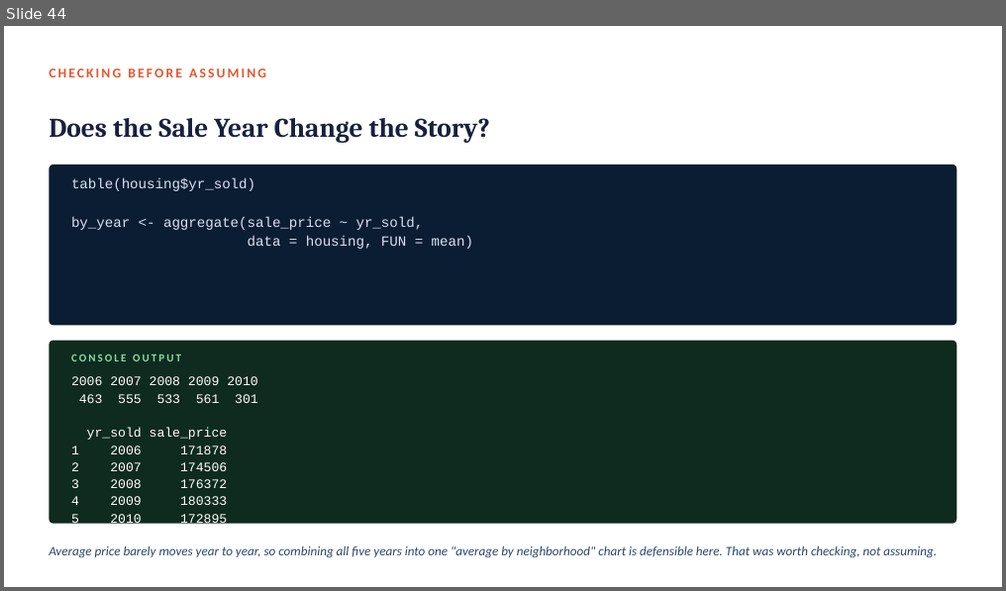
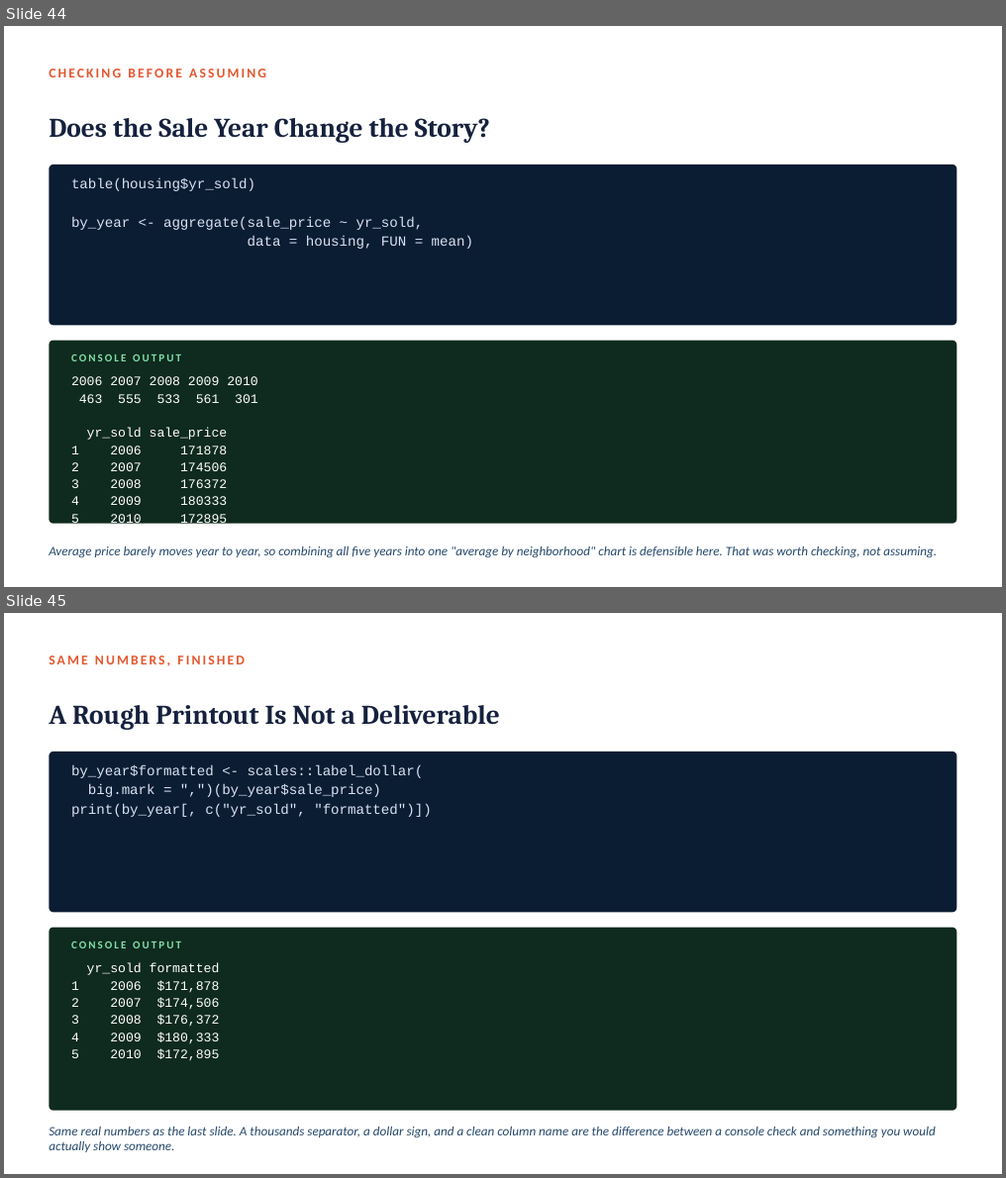
Before and after one commit to fmurital/Teaching-Curriculum, a slide deck: DATA-3230-Data-Visualization/02_Problems_and_Principles_in_Communicating_Data/Lecture_Slides/Module02_Problems_and_Principles_in_Communicating_Data.pptx. Shown one above the other, each under a label of ours: slide 44 before the commit, slides 44 and 45 after it. The pictures are 1006x591 and 1006x1178 pixels, drawn with LibreOffice and Linux fonts; fonts in the diff are those of the drawing. Boxes give left, top, right and bottom in pixels: in the first picture for what was removed or moved away, otherwise in the second. Text is boxed around its words. In the diff, an @@ line names an element or a change of style, - is before the commit and + after.

Commit message:
Module 2 formatting fixes: flag scientific-notation axis as a bad-aesthetics example, add a finished (comma/dollar-formatted) version after the by-year raw printout

```diff
--- a/DATA-3230-Data-Visualization/02_Problems_and_Principles_in_Communicating_Data/Lecture_Slides/Module02_Problems_and_Principles_in_Communicating_Data.pptx
+++ b/DATA-3230-Data-Visualization/02_Problems_and_Principles_in_Communicating_Data/Lecture_Slides/Module02_Problems_and_Principles_in_Communicating_Data.pptx
@@ slide 45 added at <box>4,613,1002,1174</box>, background #FFFFFF @@
@@ text added at <box>49,656,244,666</box>, 13 pt, text #E4572E, bold @@
+SAME NUMBERS, FINISHED
@@ text added at <box>49,705,500,730</box>, 26 pt, text #16213E, bold @@
+A Rough Printout Is Not a Deliverable
@@ rounded rectangle added at <box>49,752,957,912</box>, fill #0B1D33 @@
@@ text added at <box>71,764,431,817</box>, 13.5 pt, text #D9E2F3 @@
+by_year$formatted <- scales::label_dollar(
+big.mark = ",")(by_year$sale_price)
+print(by_year[, c("yr_sold", "formatted")])
@@ rounded rectangle added at <box>49,928,957,1111</box>, fill #0F2A1E @@
@@ text added at <box>71,942,181,949</box>, 10.5 pt, text #7FE0A8, bold @@
+CONSOLE OUTPUT
@@ text added at <box>71,963,220,1061</box>, 12.5 pt, text #FFFFFF @@
+yr_sold formatted
+1 2006 $171,878
+2 2007 $174,506
+3 2008 $176,372
+4 2009 $180,333
+5 2010 $172,895
@@ text added at <box>49,1127,936,1153</box>, 12.5 pt, text #27496D, italic @@
+Same real numbers as the last slide. A thousands separator, a dollar sign, and a clean column name are the difference between a console check and something you would actually show someone.
```
Also in this commit, not shown: 1 slide changed, 2 other files.
